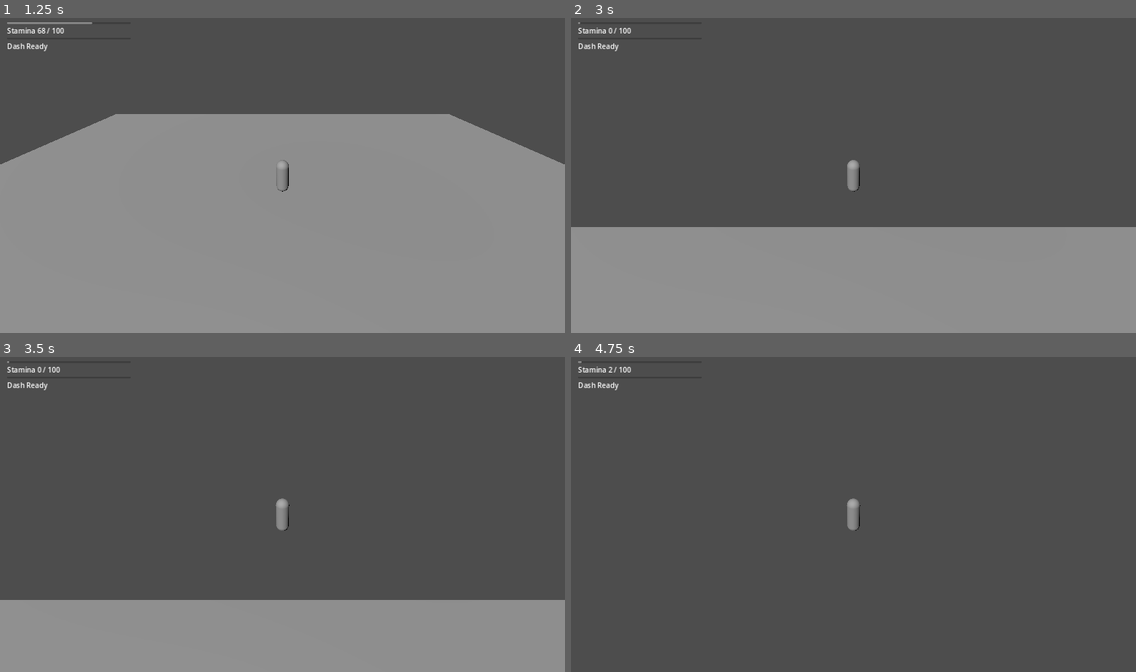
Above: before the commit, frames 1-4 (two rows, left to right).
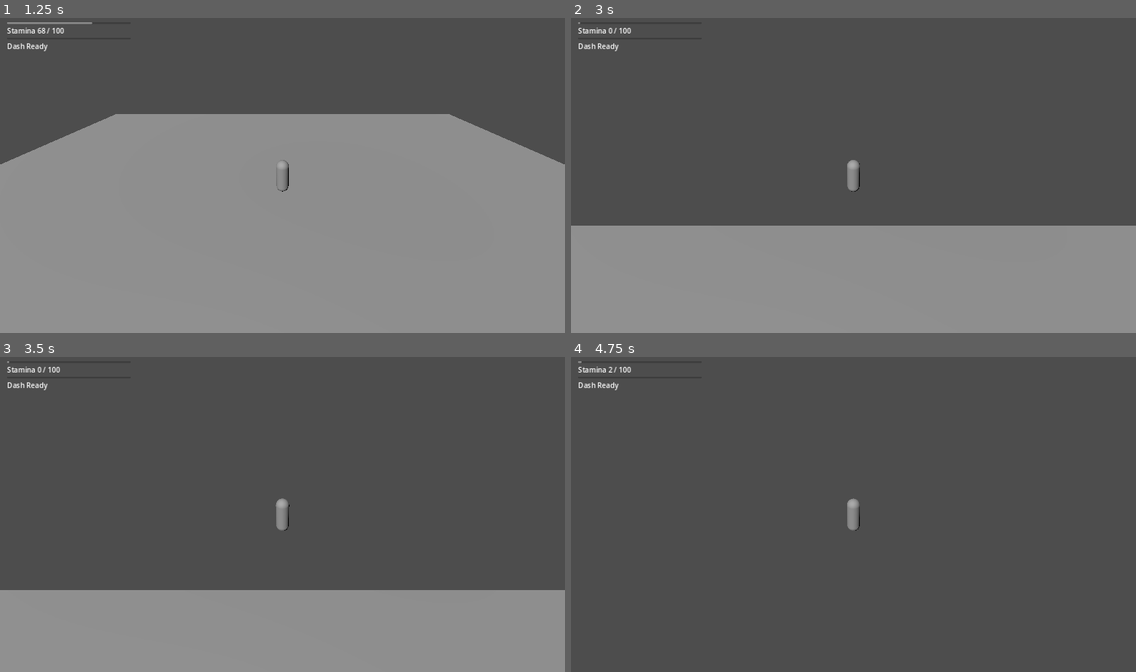
Above: after the commit, the same moments.

Repository: thegoatleroyjenkins/arpg-game
Game: Godot game, scene res://prototype3d/main_3d.tscn
Two runs of this game, one before a commit and one after it. Both use one fixed random seed, a clock stepped at 60 frames per second and the inputs below. This scene is started directly instead of the project's main scene.
Inputs (mouse positions are in pixels of both pictures, inside the frame that each line leads up to):
- Up to frame 1 (1.25 s): tap Enter (ui_accept) at 0.5 s; move the mouse to (310, 172) at 0.52 s; hold W (move_up) from 0.53 s (still down); hold Shift (sprint) from 0.53 s (still down); tap Space (jump) at 0.77 s
- Up to frame 2 (3 s): keep holding W (move_up); move the mouse to (825, 175) at 1.27 s; release Shift (sprint) at 1.28 s; click (825, 175) at 1.35 s; tap Space (jump) at 1.52 s; tap Shift (sprint) at 1.55, 2.85 s; move the mouse to (864, 169) at 2.02 s; hold Shift (sprint) 2.03-2.78 s; tap Q (dash) at 2.1 s; move the mouse to (847, 178) at 2.77 s
- Up to frame 3 (3.5 s): keep holding W (move_up); tap Space (jump) at 3.02 s
- Up to frame 4 (4.75 s): keep holding W (move_up); move the mouse to (893, 517) at 3.52 s; hold Shift (sprint) 3.53-4.28 s; tap Space (jump) at 3.77, 4.52 s; tap Enter (ui_accept) at 4.25 s; move the mouse to (808, 508) at 4.27 s; click (808, 508) at 4.35 s; tap Shift (sprint) at 4.55 s

Frame 1 is identical in both runs. In frame 2, 0.5% of the frame differs, in the area x 0-100%, y 45-67%; in frame 3, 3.1%, in the area x 0-100%, y 47-78%; in frame 4, less than 0.1%.

Commit message:
Add data-driven sprint ramp smoothing for 3D movement feel

Diff:
--- a/prototype3d/default_player_tuning_3d.tres
+++ b/prototype3d/default_player_tuning_3d.tres
@@ -13,6 +13,8 @@
 ground_acceleration = 40.0
 ground_deceleration = 48.0
 air_control = 0.5
+sprint_ramp_up_per_second = 8.0
+sprint_ramp_down_per_second = 10.0
 turn_speed_degrees_per_second = 720.0
 min_turn_speed_threshold = 0.1
 max_stamina = 100.0
--- a/prototype3d/player_3d.gd
+++ b/prototype3d/player_3d.gd
@@ -19,6 +19,7 @@
 var buffered_dash_direction: Vector3 = Vector3.ZERO
 var stamina: float = 0.0
 var stamina_regen_delay_left: float = 0.0
+var sprint_blend: float = 0.0
 var coyote_time_left: float = 0.0
 var jump_buffer_left: float = 0.0
 
@@ -104,14 +105,24 @@
 		velocity.x = dash_direction.x * tuning.dash_speed
 		velocity.z = dash_direction.z * tuning.dash_speed
 	else:
-		var speed := tuning.move_speed
-		var is_trying_to_sprint := Input.is_action_pressed("sprint") and move_dir.length() > 0.01
+		var is_moving := move_dir.length() > 0.01
+		var is_trying_to_sprint := Input.is_action_pressed("sprint") and is_moving
+		var is_sprinting := false
 		if is_trying_to_sprint and _can_pay_stamina(tuning.sprint_stamina_per_second * delta):
-			speed *= tuning.sprint_multiplier
+			is_sprinting = true
 			_use_stamina(tuning.sprint_stamina_per_second * delta)
 		else:
-			_regen_stamina(delta, move_dir.length() > 0.01)
-
+			_regen_stamina(delta, is_moving)
+
+		var ramp_up := max(0.01, tuning.sprint_ramp_up_per_second)
+		var ramp_down := max(0.01, tuning.sprint_ramp_down_per_second)
+		if is_sprinting:
+			sprint_blend = min(1.0, sprint_blend + ramp_up * delta)
+		else:
+			sprint_blend = max(0.0, sprint_blend - ramp_down * delta)
+
+		var sprint_multiplier := lerpf(1.0, tuning.sprint_multiplier, sprint_blend)
+		var speed := tuning.move_speed * sprint_multiplier
 		var target_velocity := move_dir * speed
 		var control_scale := 1.0 if is_on_floor() else tuning.air_control
 		var accel := tuning.ground_acceleration * control_scale
--- a/prototype3d/player_tuning_3d.gd
+++ b/prototype3d/player_tuning_3d.gd
@@ -14,6 +14,10 @@
 @export var ground_acceleration: float = 40.0
 @export var ground_deceleration: float = 48.0
 @export_range(0.0, 1.0, 0.01) var air_control: float = 0.5
+
+@export_group("Sprint Feel")
+@export var sprint_ramp_up_per_second: float = 8.0
+@export var sprint_ramp_down_per_second: float = 10.0
 
 @export_group("Facing")
 @export var turn_speed_degrees_per_second: float = 720.0
Not shown, changed: README.md
